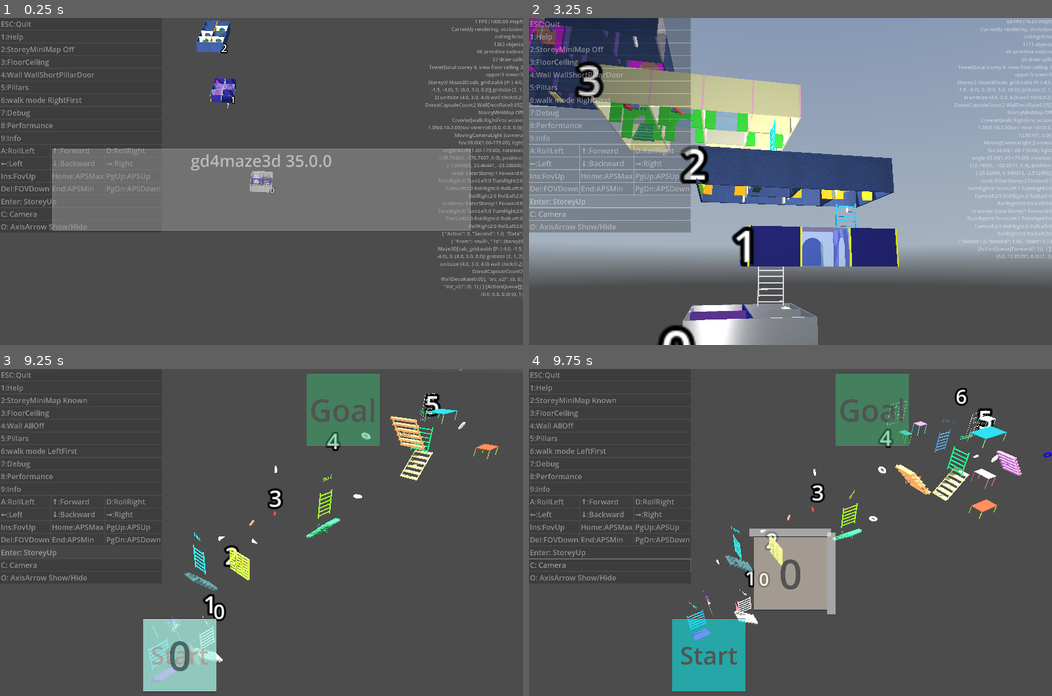
Above: before the commit, frames 1-4 (two rows, left to right).
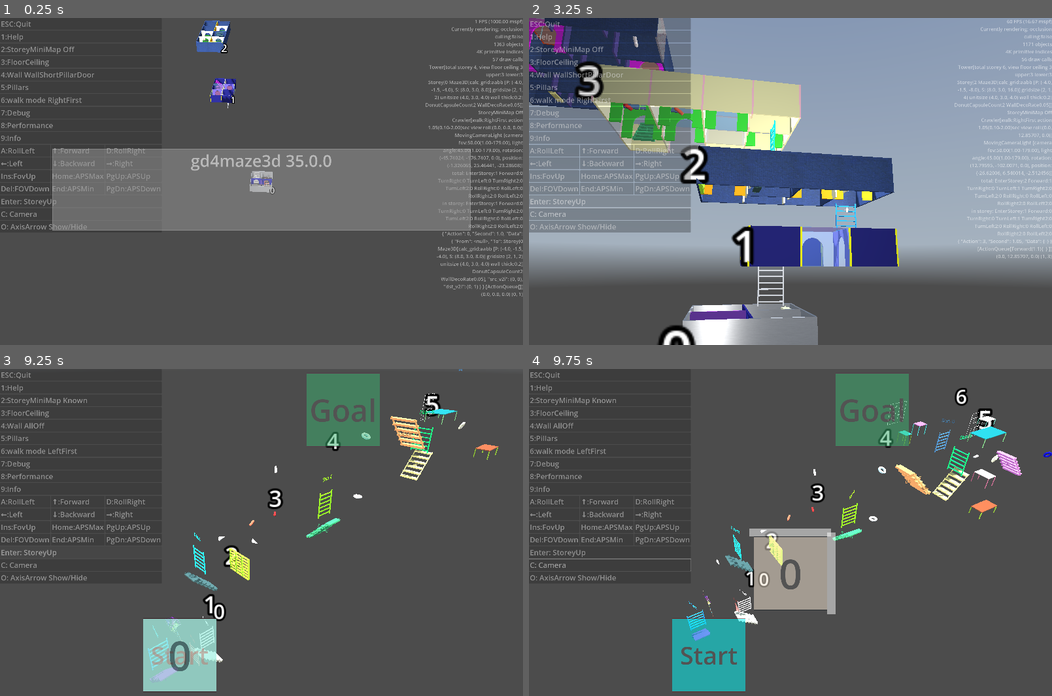
Above: after the commit, the same moments.

Repository: kasworld/gd4maze3d
Game: Godot game, scene res://main.tscn
Same seed, same stepped clock (60 frames per second), same inputs: the game is played once before the commit and once after it. A sky picture missing from this copy of the repository is replaced by a grey-blue gradient.
Inputs (mouse positions are in pixels of both pictures, inside the frame that each line leads up to):
- Up to frame 1 (0.25 s): no input
- Up to frame 2 (3.25 s): click "Enter: StoreyUp" at 0.5 s; click "Enter: StoreyUp" at 1.25 s; tap Enter at 2 s; move the mouse to (905, 165) at 2.02 s; hold Right 2.03-2.78 s; tap Q at 2.1 s; click (905, 165) at 2.17 s; move the mouse to (685, 197) at 2.77 s; hold Down from 2.78 s (still down); tap E at 2.85 s
- Up to frame 3 (9.25 s): move the mouse to (313, 460) at 3.52 s; release Down at 3.53 s; hold Right 3.53-4.28 s; tap one key every 0.75 s from 3.6 s: 1 2 3 4 5 6 7 8; move the mouse to (235, 597) at 4.27 s; hold Up 4.28-5.03 s; click (235, 597) at 4.42 s; move the mouse to (418, 581) at 5.02 s; hold Left 5.03-6.53 s; move the mouse to (104, 483) at 5.77 s; move the mouse to (287, 532) at 6.52 s; hold Down 6.53-7.28 s; click (287, 532) at 6.67 s; move the mouse to (183, 450) at 7.27 s; hold Right 7.28-8.03 s; move the mouse to (376, 516) at 8.02 s; hold Up 8.03-8.78 s; move the mouse to (156, 548) at 8.77 s; hold Right from 8.78 s (still down); click (156, 548) at 8.92 s
- Up to frame 4 (9.75 s): move the mouse to (842, 460) at 9.52 s; release Right at 9.53 s; hold Down from 9.53 s (still down); tap 9 at 9.6 s

Frames 1-2 are identical in both runs. In frame 3, less than 0.1% of the frame differs, in the area x 81-96%, y 12-28%; in frame 4, less than 0.1%, in the area x 70-92%, y 14-46%.
Error in both runs: Invalid call. Nonexistent function 'enqueue_with_speed' in base 'RefCounted (ActionQueue)'. (res://main.gd:183)

Commit message:
CSG PropTable4Leg

Diff:
--- a/prop_table_4_leg/prop_table_4_leg.gd
+++ b/prop_table_4_leg/prop_table_4_leg.gd
@@ -3,36 +3,50 @@
 
 ## X-Z table, ie table top face Y axis
 
-static func make_box(box_size :Vector3, box_co :Color) -> MeshInstance3D:
-	var box := MeshInstance3D.new()
-	box.mesh = BoxMesh.new()
-	box.mesh.size = box_size
-	box.mesh.material = StandardMaterial3D.new()
-	box.mesh.material.albedo_color = box_co
+var aabb :AABB
+static func calc_aabb(top_size :Vector3, leg_size :Vector3) -> AABB:
+	var total_size := top_size
+	total_size.y += leg_size.y
+	return AABB(-total_size/2,total_size)
+
+func init(top_size :Vector3, leg_size :Vector3, co_top :Color, co_leg :Color) -> PropTable4Leg:
+	aabb = calc_aabb(top_size, leg_size)
+	$MeshInstance3D.position = Vector3(0,leg_size.y/2-top_size.y/2,0)
+	var wall := MakeTableMesh(top_size, leg_size, MakeColorMaterial(co_top), MakeColorMaterial(co_leg))
+	bake.call_deferred(wall)
+	return self
+
+func bake(csg :CSGShape3D) -> void:
+	$MeshInstance3D.mesh = csg.bake_static_mesh()
+
+static func make_box(box_size :Vector3, box_mat :StandardMaterial3D) -> CSGShape3D:
+	var box := CSGBox3D.new()
+	box.size = box_size
+	box.material = box_mat
 	return box
 
-## center ZERO
-var aabb :AABB
 
-var top :MeshInstance3D
-var legs :Array[MeshInstance3D]
+static func MakeTableMesh(top_size :Vector3, leg_size :Vector3, mat_top :StandardMaterial3D, mat_leg :StandardMaterial3D) -> CSGShape3D:
+	var aabb := calc_aabb(top_size, leg_size)
+	var top := make_box(top_size,mat_top)
+	var legs := []
+	for i in 4:
+		var leg := make_box(leg_size,mat_leg)
+		leg.operation = CSGShape3D.OPERATION_UNION
+		legs.append(leg)
+		top.add_child(leg)
+	var pos_adj := -Vector3(0,leg_size.y/2,0)
+	legs[0].position = Vector3(CalcAxisAlignInner(aabb, leg_size, 0, -1), CalcAxisAlignInner(aabb, leg_size, 1, -1), CalcAxisAlignInner(aabb, leg_size, 2, -1)) + pos_adj
+	legs[1].position = Vector3(CalcAxisAlignInner(aabb, leg_size, 0, -1), CalcAxisAlignInner(aabb, leg_size, 1, -1), CalcAxisAlignInner(aabb, leg_size, 2, 1)) + pos_adj
+	legs[2].position = Vector3(CalcAxisAlignInner(aabb, leg_size, 0, 1), CalcAxisAlignInner(aabb, leg_size, 1, -1), CalcAxisAlignInner(aabb, leg_size, 2, 1)) + pos_adj
+	legs[3].position = Vector3(CalcAxisAlignInner(aabb, leg_size, 0, 1), CalcAxisAlignInner(aabb, leg_size, 1, -1), CalcAxisAlignInner(aabb, leg_size, 2, -1)) + pos_adj
+	return top
 
-func init(top_size :Vector3, leg_size :Vector3, co_top :Color, co_leg :Color) -> PropTable4Leg:
-	var total_size := top_size
-	total_size.y += leg_size.y
-	aabb = AABB(-total_size/2,total_size)
-	top = make_box(top_size,co_top)
-	top.position.y = aabb.size.y/2 - top_size.y/2
-	add_child(top)
-	for i in 4:
-		var leg := make_box(leg_size,co_leg)
-		legs.append(leg)
-		add_child(leg)
-	legs[0].position = Vector3(CalcAxisAlignInner(aabb, leg_size, 0, -1), CalcAxisAlignInner(aabb, leg_size, 1, -1), CalcAxisAlignInner(aabb, leg_size, 2, -1),)
-	legs[1].position = Vector3(CalcAxisAlignInner(aabb, leg_size, 0, -1), CalcAxisAlignInner(aabb, leg_size, 1, -1), CalcAxisAlignInner(aabb, leg_size, 2, 1),)
-	legs[2].position = Vector3(CalcAxisAlignInner(aabb, leg_size, 0, 1), CalcAxisAlignInner(aabb, leg_size, 1, -1), CalcAxisAlignInner(aabb, leg_size, 2, 1),)
-	legs[3].position = Vector3(CalcAxisAlignInner(aabb, leg_size, 0, 1), CalcAxisAlignInner(aabb, leg_size, 1, -1), CalcAxisAlignInner(aabb, leg_size, 2, -1),)
-	return self
+static func MakeColorMaterial(co :Color, transparent :bool = false) -> StandardMaterial3D:
+	var material := StandardMaterial3D.new()
+	material.albedo_color = co
+	material.transparency = BaseMaterial3D.TRANSPARENCY_ALPHA if transparent else BaseMaterial3D.TRANSPARENCY_DISABLED
+	return material
 
 ## axis : x:0, y:1, z:2, axis_sign : 1,0,-1
 static func CalcAxisAlignInner(out_aabb :AABB, inner_box_size :Vector3, axis :int, dir :int) -> float:
--- a/prop_table_4_leg/prop_table_4_leg.tscn
+++ b/prop_table_4_leg/prop_table_4_leg.tscn
@@ -4,3 +4,5 @@
 
 [node name="PropTable4Leg" type="Node3D" unique_id=589738467]
 script = ExtResource("1_yc43w")
+
+[node name="MeshInstance3D" type="MeshInstance3D" parent="." unique_id=964438818]
